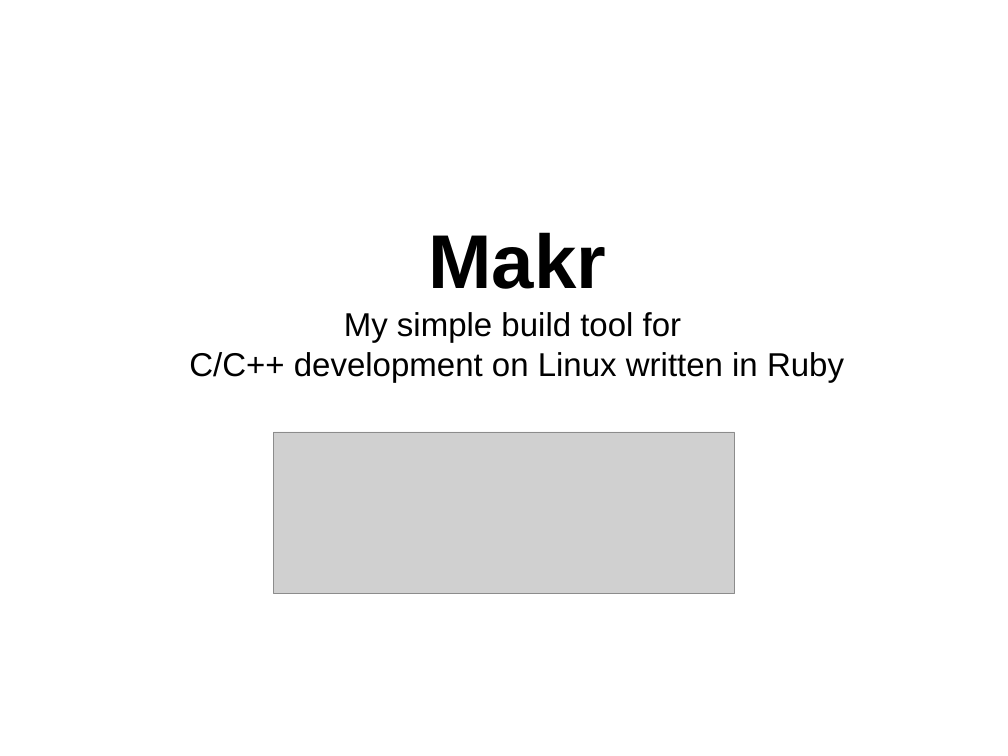
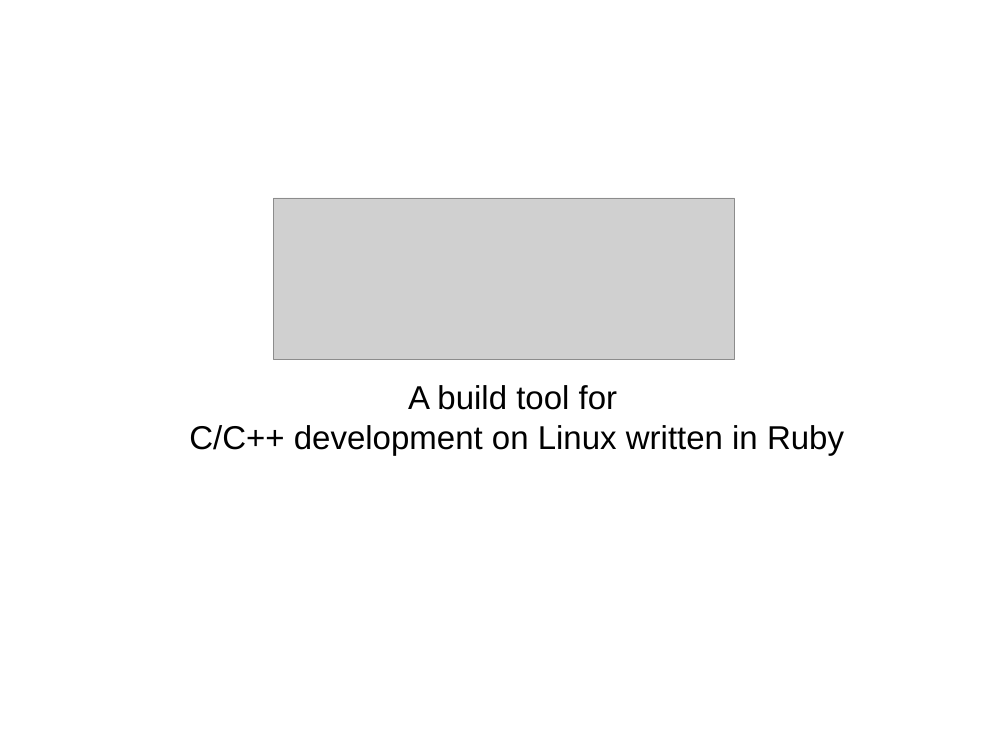
Before and after one commit to ewuenf/Makr, a slide deck: slide 1 of doc/concepts/Makr_Concepts.01.odp. Drawn at 1008x756 pixels with LibreOffice and Linux fonts; fonts in the diff are those of the drawing; grey boxes stand for pictures. Boxes give left, top, right and bottom in pixels: in the first picture for what was removed or moved away, otherwise in the second. Text is boxed around its words. In the diff, an @@ line names an element or a change of style, - is before the commit and + after.

```diff
--- a/doc/concepts/Makr_Concepts.01.odp
+++ b/doc/concepts/Makr_Concepts.01.odp
@@ picture moved from (x1=273, y1=432, x2=735, y2=594) to (x1=273, y1=198, x2=735, y2=360) @@
@@ title at (x1=189, y1=385, x2=844, y2=456): text changed @@
-Makr
-My simple build tool for
-C/C++ development on Linux written in Ruby
+A build tool for
+C/C++ development on Linux written in Ruby
```
Also in this commit, not shown: 6 other slides changed.
